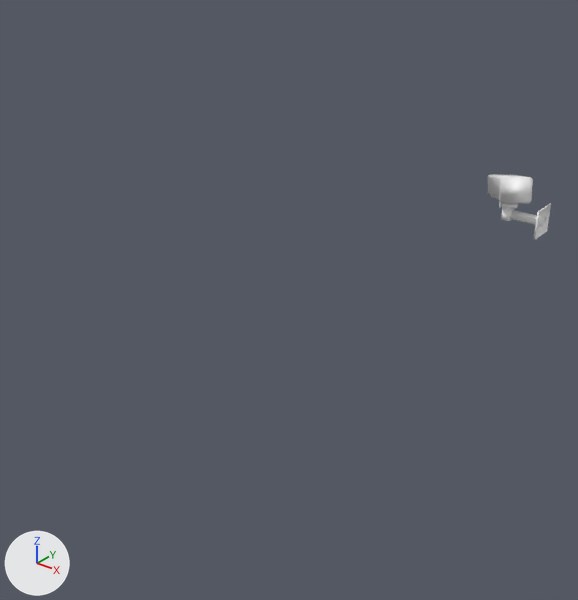
An edit to the glTF model public/camera.gltf, drawn before and after from the same camera.
One viewpoint serves both versions: a 50 mm lens placed at (115.0, -315.0, 117.0), pointed at (-62.0, -94.0, -20.0). The lights are fixed; the arrows at lower left show +X, +Y and +Z. Where no turn or scale is listed for an object, it has been applied to the vertices.

The first picture shows 'base', 'camera', 'socle'.
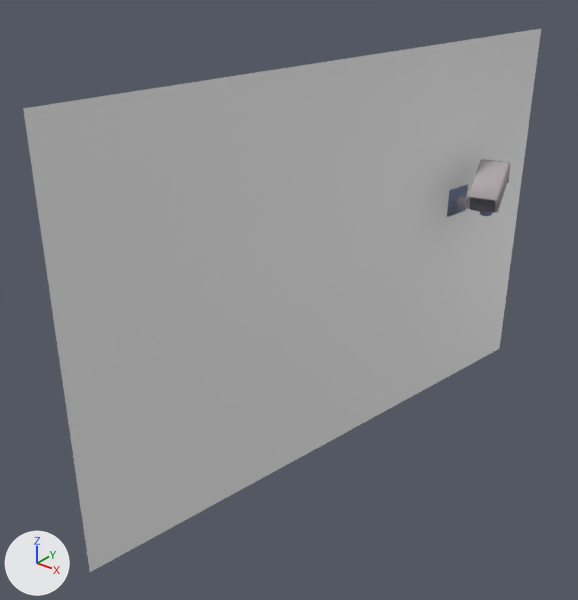
Changed parts and their boxes (x1, y1, x2, y2) in the pictures (578 x 600 px):
'Plane', added: after (23, 29, 541, 572)
'camera', surface changed, moved, turned: before (488, 174, 533, 208); after (466, 160, 510, 213)
'base', surface changed, moved, turned: before (501, 204, 551, 240); after (447, 184, 492, 217)
'socle', surface changed: (501, 203, 517, 208) in both

The change, as a diff of the scene's bpy script:
```diff
--- a/public/camera.gltf.py
+++ b/public/camera.gltf.py
@@ img_texture_camera @@
+img_texture_camera = load_image('texture_camera', '_unpacked/texture_camera', 32, 32, 'sRGB')
@@ mat_material__6 @@
 mat_material__6 = principled_material('Material__6')
-mat_material__6.base_color = (1.0, 1.0, 1.0)  # white #ffffff
+mat_material__6.texture = img_texture_camera
@@ me_plane @@
+me_plane.from_pydata([(-21.0, -121.0, 82.0), (-21.0, -121.0, -82.0), (21.0, 121.0, 82.0), (21.0, 121.0, -82.0)], [], [(0, 1, 3), (0, 3, 2)])
@@ ob_base @@
 ob_base = bpy.data.objects.new('base', me_object001_004)
-ob_base.location = (0.0, -0.2, 0.2)
-ob_base.rotation_euler = (1.571, 0.0, 0.0)  # degrees (90, 0, 0)
+ob_base.location = (-41.3, 2.0, 0.2)
+ob_base.rotation_euler = (1.571, 0.0, 2.968)  # degrees (90, 0, 170)
@@ ob_camera @@
 ob_camera = bpy.data.objects.new('camera', me_object001_001)
-ob_camera.location = (-16.2, 0.1, 4.3)
-ob_camera.rotation_euler = (1.571, 0.0, 0.0)  # degrees (90, 0, 0)
+ob_camera.location = (-25.4, -1.0, 4.3)
+ob_camera.rotation_euler = (1.571, 0.0, 2.824)  # degrees (90, 0, 162)
@@ ob_plane @@
+ob_plane = bpy.data.objects.new('Plane', me_plane)
+ob_plane.location = (-53.7, -69.6, -12.5)
```
